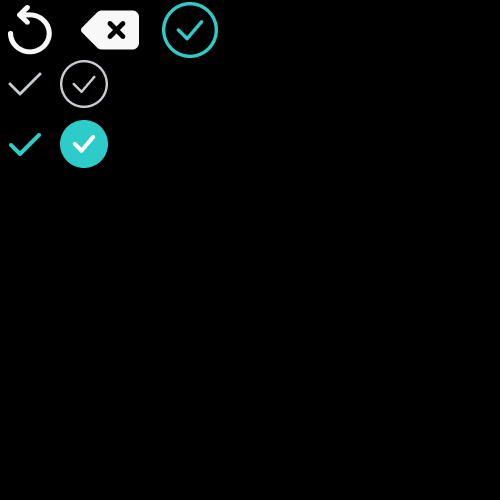
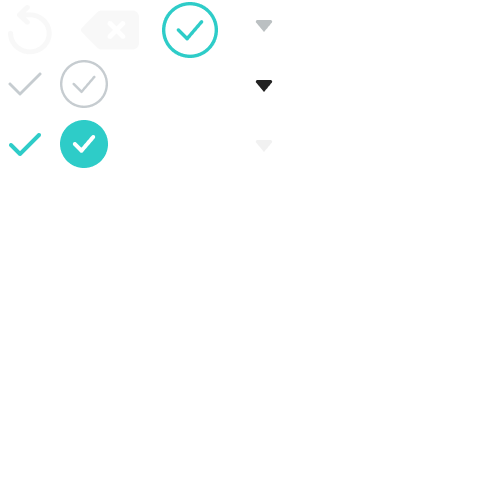
Revision of a layered 500 x 500 image; what changed, layer by layer:
added group "select_arrow" with 9 layers above "check" over left=240, top=0, right=288, bottom=168
added group "default" with 2 layers in group "select_arrow" over left=240, top=0, right=288, bottom=48
added layer "레이어 1" (1st of 9, in "select_arrow" › "default") in group "default" over left=255, top=20, right=273, bottom=32
added group "focus" with 2 layers in group "select_arrow" over left=240, top=60, right=288, bottom=108
added layer "레이어 1" (2nd of 9, in "select_arrow" › "focus") in group "focus" over left=255, top=80, right=273, bottom=92
added group "disabled" with 2 layers in group "select_arrow" over left=240, top=120, right=288, bottom=168
added layer "레이어 1" (3rd of 9, in "select_arrow" › "disabled") in group "disabled" over left=255, top=140, right=273, bottom=152
hid "레이어 3" (2nd of 3, in "check" › "그룹 2") over left=60, top=60, right=108, bottom=108
hid "레이어 2" (2nd of 6, in "check" › "그룹 1") over left=60, top=120, right=108, bottom=168
hid "레이어 2" (3rd of 6, in "check" › "그룹 1") over left=0, top=120, right=48, bottom=168
hid "레이어 2" (4th of 6, in "check" › "그룹 1") over left=0, top=60, right=48, bottom=108
hid "배경" over left=0, top=0, right=500, bottom=500
